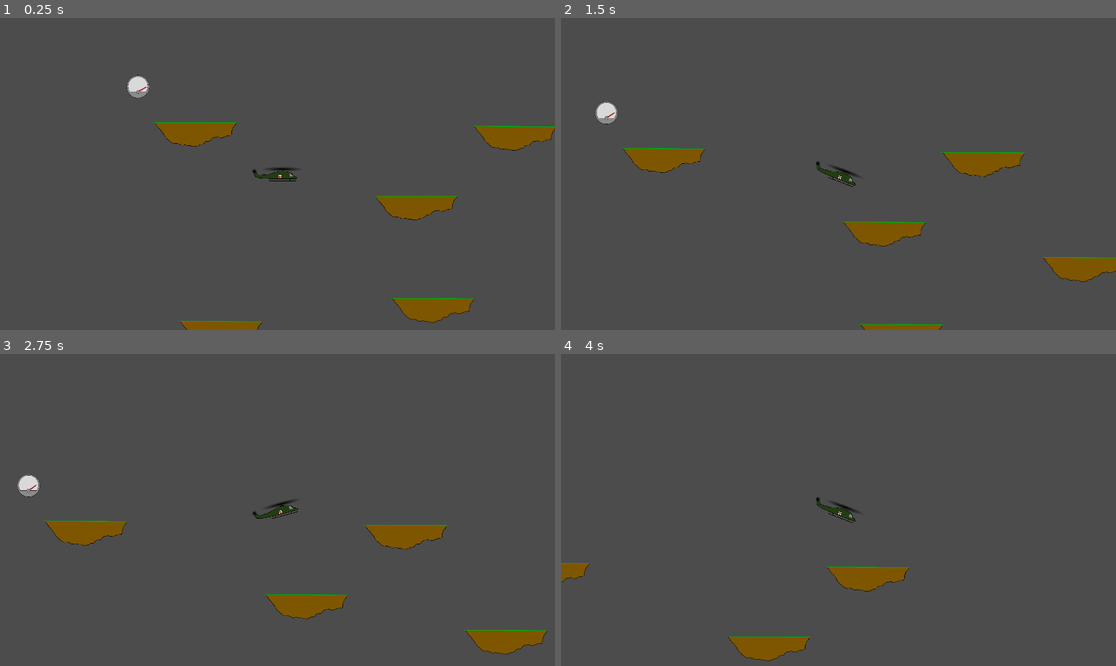
Above: before the commit, frames 1-4 (two rows, left to right).
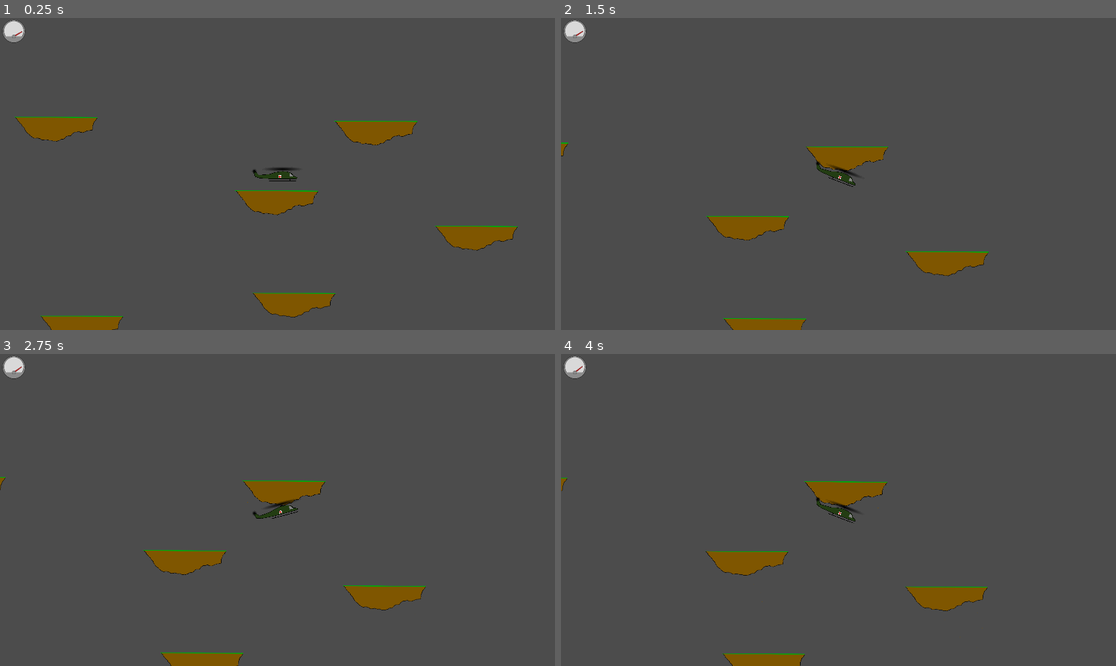
Above: after the commit, the same moments.

Repository: Inglo-Games/EvacHavoc2
Game: Godot game, scene res://scenes/test_level.tscn
Two runs of this game, one before a commit and one after it. Both use one fixed random seed, a clock stepped at 60 frames per second and the inputs below.
Inputs:
- Up to frame 1 (0.25 s): no input
- Up to frame 2 (1.5 s): tap Enter at 0.5 s; hold Right (move_right) from 0.53 s (still down); tap Up (move_up) at 0.77 s
- Up to frame 3 (2.75 s): tap Up (move_up) at 1.52 s; release Right (move_right) at 2.03 s; hold Left (move_left) from 2.03 s (still down)
- Up to frame 4 (4 s): release Left (move_left) at 2.78 s; hold Right (move_right) from 2.78 s (still down); tap Up (move_up) at 3.02, 3.77 s

The runs differ from the first frame. In frame 1, 8.8% of the frame differs, in the area x 0-100%, y 0-100%; in frame 2, 6.9%; in frame 3, 6.8%; in frame 4, 4.9%.

Commit message:
Fixing fuel gauge in view

Diff:
--- a/game/scenes/gauge.tscn
+++ b/game/scenes/gauge.tscn
@@ -7,6 +7,8 @@
 [node name="gauge" type="Control"]
 anchor_right = 1.0
 anchor_bottom = 1.0
+margin_right = -1920.0
+margin_bottom = -1080.0
 script = ExtResource( 3 )
 __meta__ = {
 "_edit_use_anchors_": false
--- a/game/scenes/player.tscn
+++ b/game/scenes/player.tscn
@@ -36,5 +36,5 @@
 
 [node name="sprite" type="AnimatedSprite" parent="back_prop"]
 
-[node name="Camera2D" type="Camera2D" parent="."]
+[node name="camera" type="Camera2D" parent="."]
 current = true
--- a/game/scenes/test_level.tscn
+++ b/game/scenes/test_level.tscn
@@ -8,14 +8,12 @@
 [node name="test_level" type="Node2D"]
 script = ExtResource( 2 )
 
-[node name="player" parent="." instance=ExtResource( 1 )]
-position = Vector2( 530.584, 348.195 )
-scale = Vector2( 0.2, 0.2 )
+[node name="ui" type="CanvasLayer" parent="."]
 
-[node name="gauge" parent="." instance=ExtResource( 4 )]
+[node name="gauge" parent="ui" instance=ExtResource( 4 )]
 margin_left = 47.6131
 margin_top = 46.2527
-margin_right = 47.6131
+margin_right = 47.613
 margin_bottom = 46.2527
 rect_scale = Vector2( 0.2, 0.2 )
 
@@ -42,3 +40,7 @@
 [node name="island06" parent="." instance=ExtResource( 3 )]
 position = Vector2( 1699.51, 588.467 )
 scale = Vector2( 0.3, 0.3 )
+
+[node name="player" parent="." instance=ExtResource( 1 )]
+position = Vector2( 1011.74, 366.495 )
+scale = Vector2( 0.2, 0.2 )
--- a/game/scripts/test_level.gd
+++ b/game/scripts/test_level.gd
@@ -1,7 +1,7 @@
 extends Node2D
 
 onready var player = $player
-onready var fuel_gauge = $gauge
+onready var fuel_gauge = $ui/gauge
 
 func _ready():
-	player.connect("remaining_fuel", $gauge, "_on_fuel_update")
+	player.connect("remaining_fuel", fuel_gauge, "_on_fuel_update")
